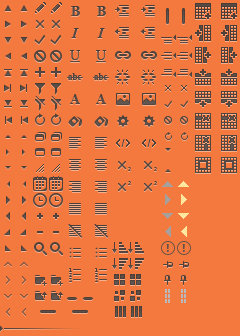
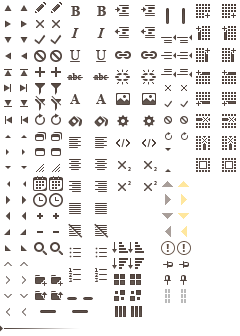
Revision of a layered 240x336 image; what changed, layer by layer:
painted on "table hover" over [221, 3, 237, 173]
painted on "table" over [195, 3, 211, 173]
hid "Layer 1" over [0, 0, 240, 336]
